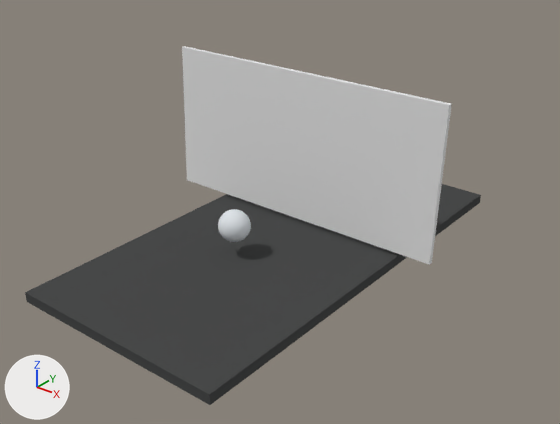
The Blender file Other/ExtraFunctionalities/Blender/Scenes/Simulació recuperació Llums/simulationBall.blend, before and after one commit.
Before and after are seen from a 50 mm camera at (28.6, -31.3, 21.4) aimed at (1.2, 2.9, 0.2). The lights are fixed; the arrows at lower left show +X, +Y and +Z.

The older version as bpy lines, for what is in view:
```python
me_plane_000 = bpy.data.meshes.new('Plane.000')
me_plane_000.from_pydata([(-1.05, -0.95, 0.0), (1.03, -0.95, 0.0), (-1.02, 1.14, 0.0), (1.06, 1.13, 0.0), (-1.05, -0.95, -0.08), (1.03, -0.95, -0.08), (-1.02, 1.14, -0.08), (1.06, 1.13, -0.08)], [], [(0, 2, 3, 1), (4, 5, 7, 6), (3, 2, 6, 7), (0, 1, 5, 4), (1, 3, 7, 5), (2, 0, 4, 6)])
me_plane_000.materials.append(mat_taula)  # dark grey #4a4b4b
me_plane_001 = bpy.data.meshes.new('Plane.001')
me_plane_001.from_pydata([(-1.05, -0.95, 0.0), (1.03, -0.95, 0.0), (-1.02, 1.14, 0.0), (1.06, 1.13, 0.0), (-1.05, -0.95, -0.08), (1.03, -0.95, -0.08), (-1.02, 1.14, -0.08), (1.06, 1.13, -0.08)], [], [(0, 2, 3, 1), (4, 5, 7, 6), (3, 2, 6, 7), (0, 1, 5, 4), (1, 3, 7, 5), (2, 0, 4, 6)])
me_plane_001.materials.append(mat_material_001)  # white #e7e7e7
me_sphere = bpy.data.meshes.new('Sphere')
me_sphere.from_pydata(...)  # a UV sphere (32 segments, 16 rings, poles along z) spanning x -1.0..1.0, y -1.0..1.0, z -1.0..1.0
me_sphere.polygons.foreach_set('use_smooth', [True] * 512)
me_sphere.materials.append(mat_mirror)  # white #dfe4e9
ob_plane_000 = bpy.data.objects.new('Plane.000', me_plane_000)
ob_plane_000.location = (0.66, 2.23, -2.06)
ob_plane_000.rotation_euler = (0.00904, 0.0, 0.0)  # degrees (0.5, 0, 0)
ob_plane_000.scale = (6.97, 13.5, 7.76)
ob_plane_001 = bpy.data.objects.new('Plane.001', me_plane_001)
ob_plane_001.location = (0.09, 6.04, 2.79)
ob_plane_001.rotation_euler = (1.571, 0.0, 0.0)  # degrees (90, 0, 0)
ob_plane_001.scale = (9.82, 4.81, 3.68)
ob_sphere = bpy.data.objects.new('Sphere', me_sphere)
ob_sphere.location = (0.0, 0.0, 0.0)
ob_sphere.scale = (1.01, 1.01, 1.0)
_m = ob_sphere.modifiers.new('Subsurf', 'SUBSURF')
_m.levels = 3
_m.render_levels = 4
```
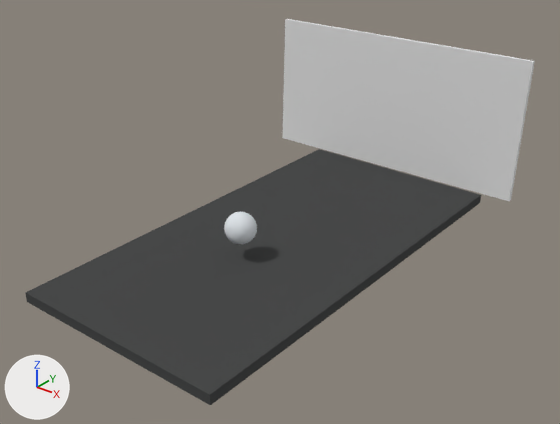
Changed parts and their boxes (x1, y1, x2, y2) in the pictures (560 x 424 px):
'Plane.001', moved: before (182, 46, 452, 265); after (283, 19, 535, 201)
'Sphere', moved: before (218, 209, 251, 242); after (224, 212, 257, 244)

The change, as a diff of the scene's bpy script:
```diff
--- a/Other/ExtraFunctionalities/Blender/Scenes/Simulació recuperació Llums/simulationBall.blend.py
+++ b/Other/ExtraFunctionalities/Blender/Scenes/Simulació recuperació Llums/simulationBall.blend.py
@@ ob_sphere @@
 ob_sphere = bpy.data.objects.new('Sphere', me_sphere)
-ob_sphere.location = (0.0, 0.0, 0.0)
+ob_sphere.location = (0.5, 0.0, 0.0)
 ob_sphere.scale = (1.01, 1.01, 1.0)
@@ ob_plane_001 @@
 ob_plane_001 = bpy.data.objects.new('Plane.001', me_plane_001)
-ob_plane_001.location = (0.09, 6.04, 2.79)
+ob_plane_001.location = (0.09, 17.51, 2.79)
 ob_plane_001.rotation_euler = (1.571, 0.0, 0.0)  # degrees (90, 0, 0)
```
